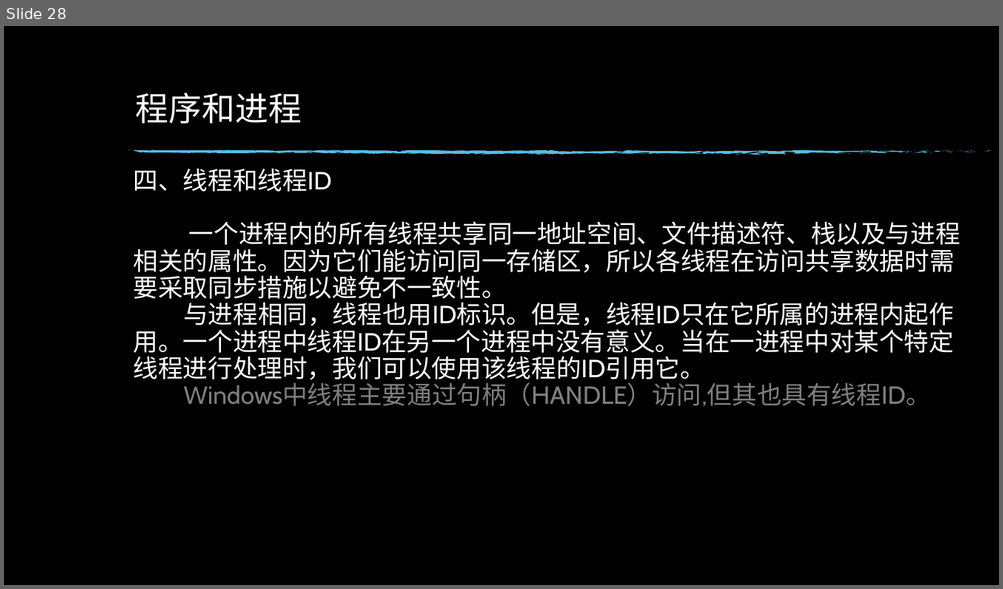
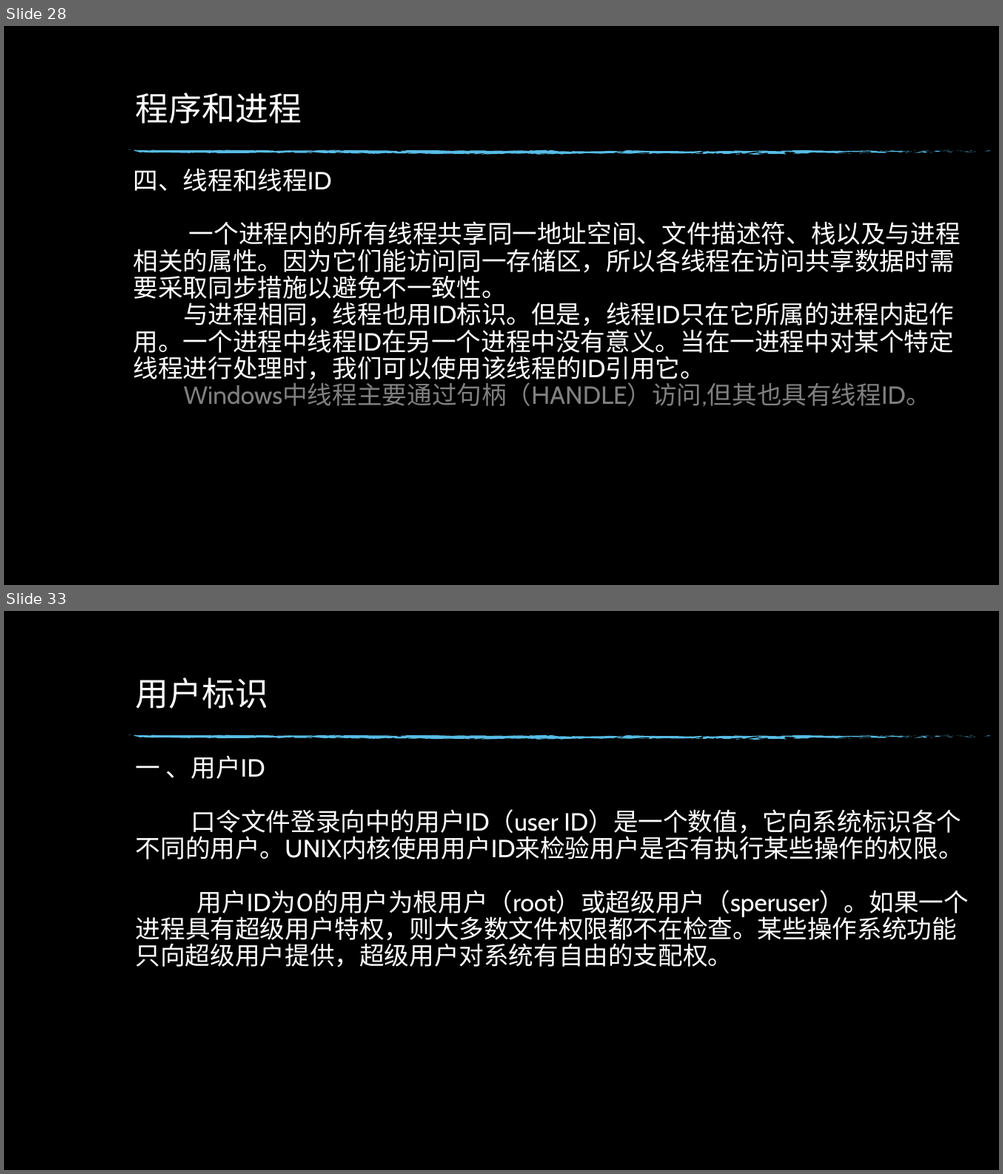
Before and after one commit to hym-dn/APUE, a slide deck: Doc/UNIX开发01.pptx. Shown one above the other, each under a label of ours: slide 28 before the commit, slides 28 and 33 after it; the slides between them are not shown. The pictures are 1003x589 and 1003x1174 pixels, drawn with LibreOffice and Linux fonts; fonts in the diff are those of the drawing; background and template pictures are left out. Boxes give left, top, right and bottom in pixels: in the first picture for what was removed or moved away, otherwise in the second. Text is boxed around its words. In the diff, an @@ line names an element or a change of style, - is before the commit and + after.

```diff
--- a/Doc/UNIX开发01.pptx
+++ b/Doc/UNIX开发01.pptx
@@ slide 33 added at (x1=4, y1=611, x2=999, y2=1170), background picture (left out); not listed: 74 template elements that a slide beside it also shows @@
@@ title added at (x1=136, y1=678, x2=268, y2=709), 32 pt, text #FFFFFF @@
+用户标识
@@ text added at (x1=136, y1=755, x2=968, y2=968), 24 pt, text #FFFFFF @@
+一 、用户ID
+口令文件登录向中的用户ID（user ID）是一个数值，它向系统标识各个不同的用户。UNIX内核使用用户ID来检验用户是否有执行某些操作的权限。
+用户ID为0的用户为根用户（root）或超级用户（speruser）。如果一个进程具有超级用户特权，则大多数文件权限都不在检查。某些操作系统功能只向超级用户提供，超级用户对系统有自由的支配权。
```
Also in this commit, not shown: 6 other slides added, 1 slide removed.
